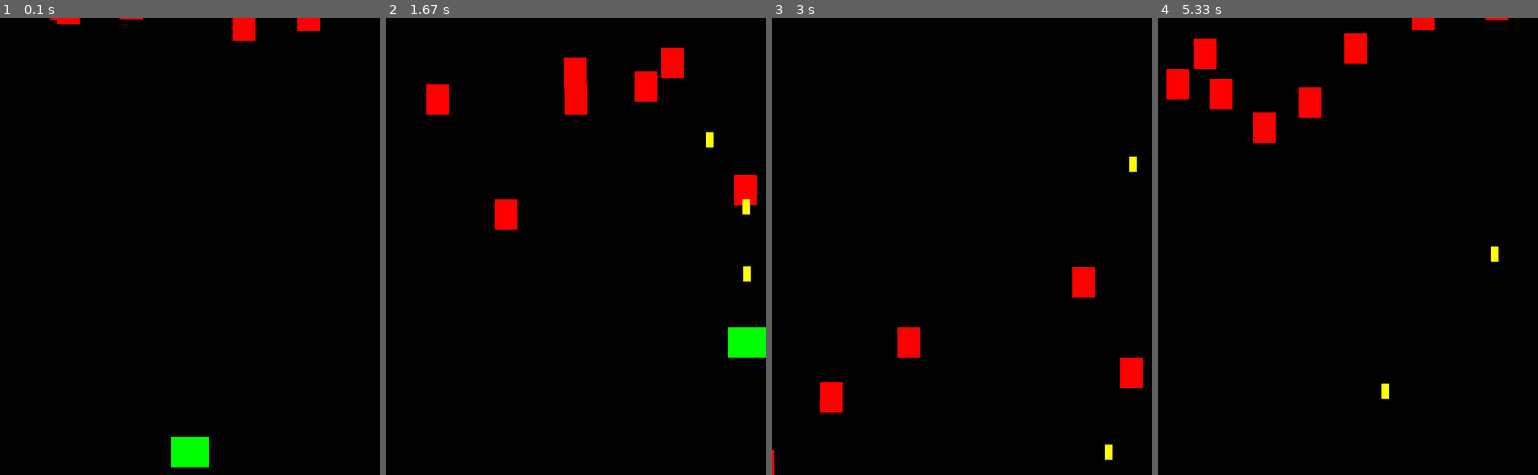
Above: before the commit, frames 1-4 (left to right).
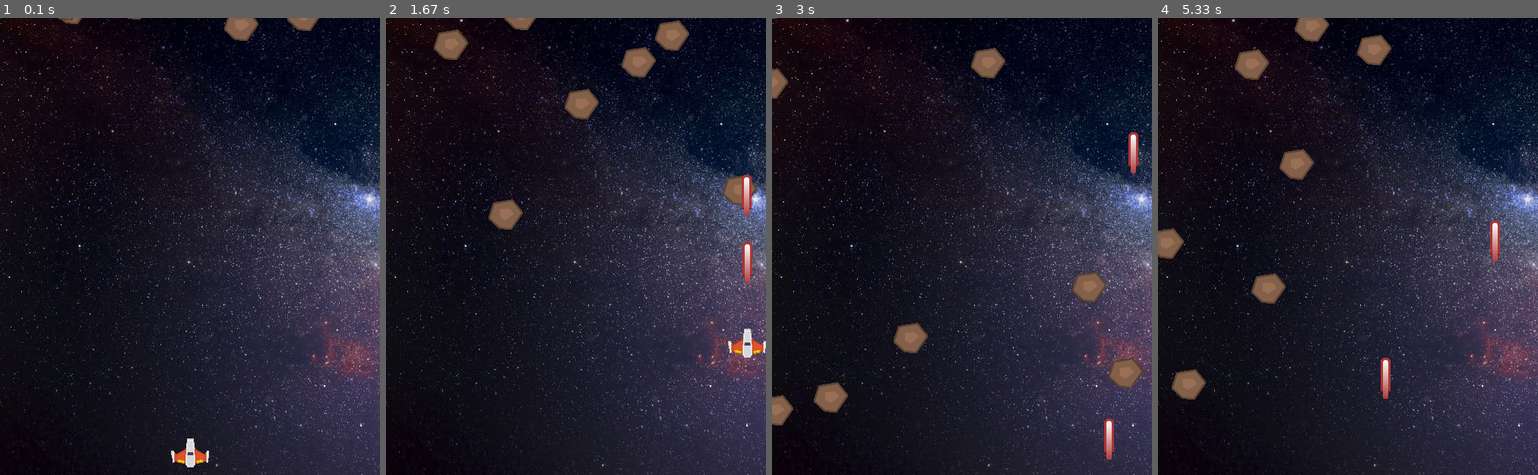
Above: after the commit, the same moments.

Repository: westleft/pygame_space_ship
Game: pygame game, started from main.py
Two runs of this game, one before a commit and one after it. Both use one fixed random seed, a clock stepped at 60 frames per second and the inputs below.
Inputs:
- Up to frame 1 (0.1 s): no input
- Up to frame 2 (1.67 s): tap Space at 0.33, 0.73, 1.03, 1.23, 1.57 s; hold Right 0.67-1.13 s; hold Up 1.17-1.47 s; hold Right from 1.5 s (still down)
- Up to frame 3 (3 s): tap Space at 1.87, 2.07, 2.37, 2.63, 2.97 s; release Right at 1.97 s; hold Down 2-2.53 s; hold Down 2.57-2.87 s; hold Left from 2.9 s (still down)
- Up to frame 4 (5.33 s): tap Space at 3.27, 3.4, 3.8, 4.1, 4.47, 4.87, 5.17 s; release Left at 3.3 s; hold Up 3.33-3.7 s; hold Right 3.73-4.37 s; hold Down 4.4-4.77 s; hold Left 4.8-5.27 s; hold Right from 5.3 s (still down)

The runs differ from the first frame. In frame 1, 67% of the frame differs, in the area x 0-100%, y 0-100%; in frame 2, 68%; in frame 3, 67%; in frame 4, 70%.

Commit message:
add image

Diff:
--- a/main.py
+++ b/main.py
@@ -1,9 +1,10 @@
 import pygame
 import random
+import os
 
 FPS = 60
 
-BALCK = (0, 0, 0)
+BLACK = (0, 0, 0)
 WHITE = (255, 255, 255)
 GREEN = (0, 255, 0)
 RED = (255, 0, 0)
@@ -15,14 +16,20 @@
 screen = pygame.display.set_mode((WIDTH, HEIGHT))
 clock = pygame.time.Clock()
 
+# 載入圖片
+background_img = pygame.image.load(os.path.join("images","bg.jpg")).convert()
+player_img = pygame.image.load(os.path.join("img","player.png")).convert()
+rock_img = pygame.image.load(os.path.join("img","rock.png")).convert()
+bullet_img = pygame.image.load(os.path.join("img","bullet.png")).convert()
+
 pygame.display.set_caption("肥宅大冒險")
 running = True
 
 class Player(pygame.sprite.Sprite):
     def __init__(self):
         pygame.sprite.Sprite.__init__(self)
-        self.image = pygame.Surface((50, 40))
-        self.image.fill(GREEN)
+        self.image = pygame.transform.scale(player_img, (50, 38))
+        self.image.set_colorkey(BLACK)
         self.rect = self.image.get_rect()
         self.rect.center = (WIDTH/2, HEIGHT/2)
         self.rect.bottom = HEIGHT - 10
@@ -57,12 +64,11 @@
         all_sprites.add(bullet)
         bullets.add(bullet)
 
-
 class Rock(pygame.sprite.Sprite):
     def __init__(self):
         pygame.sprite.Sprite.__init__(self)
-        self.image = pygame.Surface((30, 40))
-        self.image.fill(RED)
+        self.image = rock_img
+        self.image.set_colorkey(BLACK)
         self.rect = self.image.get_rect()
         self.rect.x = random.randrange(0, WIDTH - self.rect.width)
         self.rect.y = random.randrange(-100, -40)
@@ -81,8 +87,8 @@
 class Bullet(pygame.sprite.Sprite):
     def __init__(self, x, y):
         pygame.sprite.Sprite.__init__(self)
-        self.image = pygame.Surface((10, 20))
-        self.image.fill(YELLOW)
+        self.image = bullet_img
+        self.image.set_colorkey(BLACK)
         self.rect = self.image.get_rect()
         self.rect.centerx = x
         self.rect.bottom = y
@@ -133,7 +139,9 @@
         running = False
 
     # 畫面顯示
-    screen.fill(BALCK) # RGB
+    screen.fill(BLACK) # RGB
+    screen.blit(background_img, (0, 0))
+
     all_sprites.draw(screen)
     pygame.display.update()
 
Binary file added: images/bg.jpg
Binary file added: images/space-ship.png
Binary file added: images/stone.png
Binary file added: img/background.png
Binary file added: img/bullet.png
Binary file added: img/expl0.png
Binary file added: img/expl1.png
Binary file added: img/expl2.png
Binary file added: img/expl3.png
Binary file added: img/expl4.png
Binary file added: img/expl5.png
Binary file added: img/expl6.png
(and 22 more such lines)
